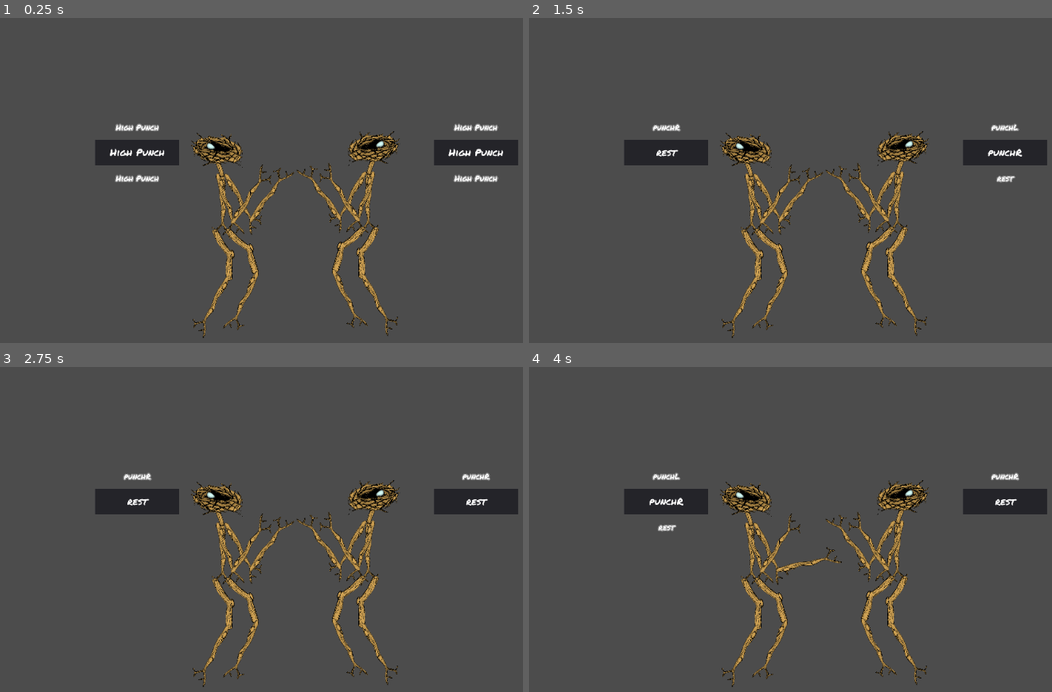
Above: before the commit, frames 1-4 (two rows, left to right).
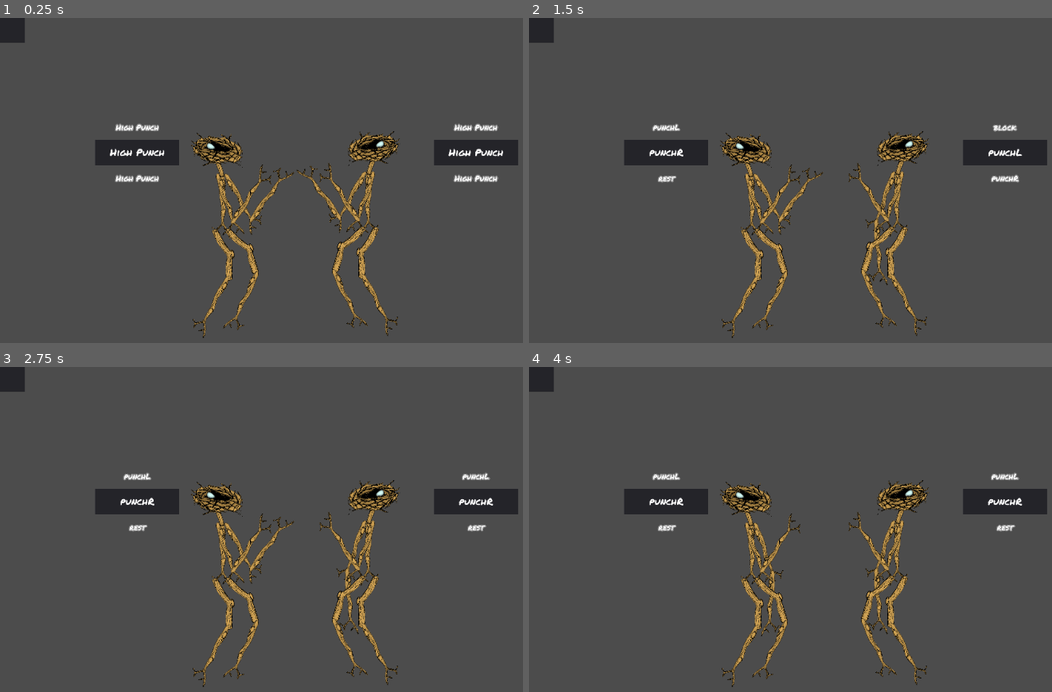
Above: after the commit, the same moments.

Repository: thesage1014/pigsSSJomt
Game: Godot game, scene res://sticky.tscn
Two runs of this game, one before a commit and one after it. Both use one fixed random seed, a clock stepped at 60 frames per second and the inputs below.
Inputs:
- Up to frame 1 (0.25 s): no input
- Up to frame 2 (1.5 s): tap Enter at 0.5 s; tap Left (p1_a) at 0.6 s; tap Up (p1_b) at 1.35 s
- Up to frame 3 (2.75 s): tap Space at 2 s; tap Down (p1_c) at 2.1 s
- Up to frame 4 (4 s): tap Enter at 2.75 s; tap A (p2_a, bound only after the commit) at 2.85 s; tap Q (p2_a, bound only before the commit) at 3.6 s

The runs differ from the first frame. In frame 1, 0.4% of the frame differs, in the area x 0-5%, y 0-8%; in frame 2, 1.3%; in frame 3, 1.2%; in frame 4, 1.6%, in the area x 0-95%, y 0-83%.

Commit message:
bugfixes
AttackRoller now has infinite scroll
most out-of-index errors should be fixed

Diff:
--- a/project.godot
+++ b/project.godot
@@ -43,17 +43,17 @@
 }
 p2_a={
 "deadzone": 0.5,
-"events": [ Object(InputEventKey,"resource_local_to_scene":false,"resource_name":"","device":0,"alt":false,"shift":false,"control":false,"meta":false,"command":false,"pressed":false,"scancode":81,"unicode":0,"echo":false,"script":null)
+"events": [ Object(InputEventKey,"resource_local_to_scene":false,"resource_name":"","device":0,"alt":false,"shift":false,"control":false,"meta":false,"command":false,"pressed":false,"scancode":65,"unicode":0,"echo":false,"script":null)
  ]
 }
 p2_b={
 "deadzone": 0.5,
-"events": [ Object(InputEventKey,"resource_local_to_scene":false,"resource_name":"","device":0,"alt":false,"shift":false,"control":false,"meta":false,"command":false,"pressed":false,"scancode":65,"unicode":0,"echo":false,"script":null)
+"events": [ Object(InputEventKey,"resource_local_to_scene":false,"resource_name":"","device":0,"alt":false,"shift":false,"control":false,"meta":false,"command":false,"pressed":false,"scancode":69,"unicode":0,"echo":false,"script":null)
  ]
 }
 p2_c={
 "deadzone": 0.5,
-"events": [ Object(InputEventKey,"resource_local_to_scene":false,"resource_name":"","device":0,"alt":false,"shift":false,"control":false,"meta":false,"command":false,"pressed":false,"scancode":83,"unicode":0,"echo":false,"script":null)
+"events": [ Object(InputEventKey,"resource_local_to_scene":false,"resource_name":"","device":0,"alt":false,"shift":false,"control":false,"meta":false,"command":false,"pressed":false,"scancode":68,"unicode":0,"echo":false,"script":null)
  ]
 }
 
--- a/scripts/AttackRoller.gd
+++ b/scripts/AttackRoller.gd
@@ -1,15 +1,16 @@
 extends Panel
 
 # Declare member variables here. Examples:
-# var a = 2
-# var b = "text"
 class_name AttackRoller1
-var activeAttack = "Hi Punch"
+var activeAttack
 onready var player = get_parent()
+
+
 # Called when the node enters the scene tree for the first time.
 func _ready():
 	player.connect("on_update_roller", self, "update_roller")
 	pass # Replace with function body.
+
 
 # Called every frame. 'delta' is the elapsed time since the previous frame.
 #func _process(delta):
@@ -17,15 +18,17 @@
 
 
 func update_roller(attacks, newAttack):
+	if attacks.size() == 0 :
+		attacks.append("die i guess?")
 	activeAttack = attacks[newAttack]
 
 	get_node("ActiveAttack").text = activeAttack
 	#print(get_node("ActiveAttack").get_parent().name)
 	if(newAttack >= attacks.size()-1):
-		get_node("UpAttack").text = ""
+		get_node("UpAttack").text = attacks[0]
 	else:
 		get_node("UpAttack").text = attacks[newAttack+1]
 	if(newAttack <= 0):
-		get_node("DownAttack").text = ""
+		get_node("DownAttack").text = attacks[attacks.size()-1]
 	else:
 		get_node("DownAttack").text = attacks[newAttack-1]
--- a/scripts/Fighter1.gd
+++ b/scripts/Fighter1.gd
@@ -3,8 +3,8 @@
 # Declare member variables here. Examples:
 # var a = 2
 # var b = "text"
-var nextMove = 0
-var moveCount = 0
+var nextMove = 1
+#var moveCount = 0
 var MoveList = [
 				'rest',
 				'punchR',
@@ -39,7 +39,7 @@
 		if usedOnce.has(MoveList[nextMove]):
 			usedOnce.remove(nextMove)
 			MoveList.remove(nextMove)
-			#moveCount = MoveList.size() -1
+
 		else :
 			usedOnce.append(MoveList[nextMove])
 			print(usedOnce)
@@ -56,8 +56,9 @@
 		CheckLength()
 		print(MoveList[nextMove])
 
-
-	emit_signal("on_update_roller",MoveList,nextMove)
+	CheckLength()
+	if MoveList.size() > 0 :
+		emit_signal("on_update_roller",MoveList,nextMove)
 
 # Called every frame. 'delta' is the elapsed time since the previous frame.
 func CheckLength():
@@ -66,11 +67,11 @@
 	elif nextMove < 0:
 		nextMove = MoveList.size()-1
 	pass
-func _process(delta):
+#func _process(delta):
 	#if !nextMove:
 		#nextMove = 0
-	if nextMove > MoveList.size()-1:
-		nextMove = 0
-	elif nextMove < 0:
-		nextMove = MoveList.size()-1
-	pass
+	#if nextMove > MoveList.size()-1:
+	#	nextMove = 0
+	#elif nextMove < 0:
+	#	nextMove = MoveList.size()-1
+	#pass
--- a/sticky.tscn
+++ b/sticky.tscn
@@ -1418,8 +1418,17 @@
 scale = Vector2( 0.5, 0.5 )
 
 [node name="Timer" type="Timer" parent="."]
+pause_mode = 2
 wait_time = 10.0
 autostart = true
+
+[node name="Panel" type="Panel" parent="Timer"]
+margin_right = 40.0
+margin_bottom = 40.0
+
+[node name="Label" type="Label" parent="Timer/Panel"]
+margin_right = 40.0
+margin_bottom = 14.0
 
 [node name="Fighter1" type="Node2D" parent="."]
 position = Vector2( -199.445, -6.64807 )
@@ -1464,6 +1473,7 @@
 valign = 1
 
 [node name="Skeleton" type="Skeleton2D" parent="Fighter1"]
+editor/display_folded = true
 position = Vector2( -9.35941, -478.97 )
 
 [node name="Torso" type="AnimatedSprite" parent="Fighter1/Skeleton"]
@@ -1614,6 +1624,7 @@
 playerNumber = 2
 
 [node name="AttackRoller" type="Panel" parent="Fighter2"]
+editor/display_folded = true
 margin_left = 402.53
 margin_top = -595.648
 margin_right = 672.53
@@ -1653,6 +1664,7 @@
 valign = 1
 
 [node name="Skeleton" type="Skeleton2D" parent="Fighter2"]
+editor/display_folded = true
 position = Vector2( -9.35941, -478.97 )
 
 [node name="Torso" type="AnimatedSprite" parent="Fighter2/Skeleton"]
@@ -1795,5 +1807,3 @@
 anims/punchL = SubResource( 7 )
 anims/punchR = SubResource( 8 )
 anims/rest = SubResource( 9 )
-[connection signal="on_update_roller" from="Fighter1" to="Fighter1/AttackRoller" method="_on_Fighter1_on_update_roller"]
-[connection signal="on_update_roller" from="Fighter2" to="Fighter2/AttackRoller" method="_on_Fighter1_on_update_roller"]
